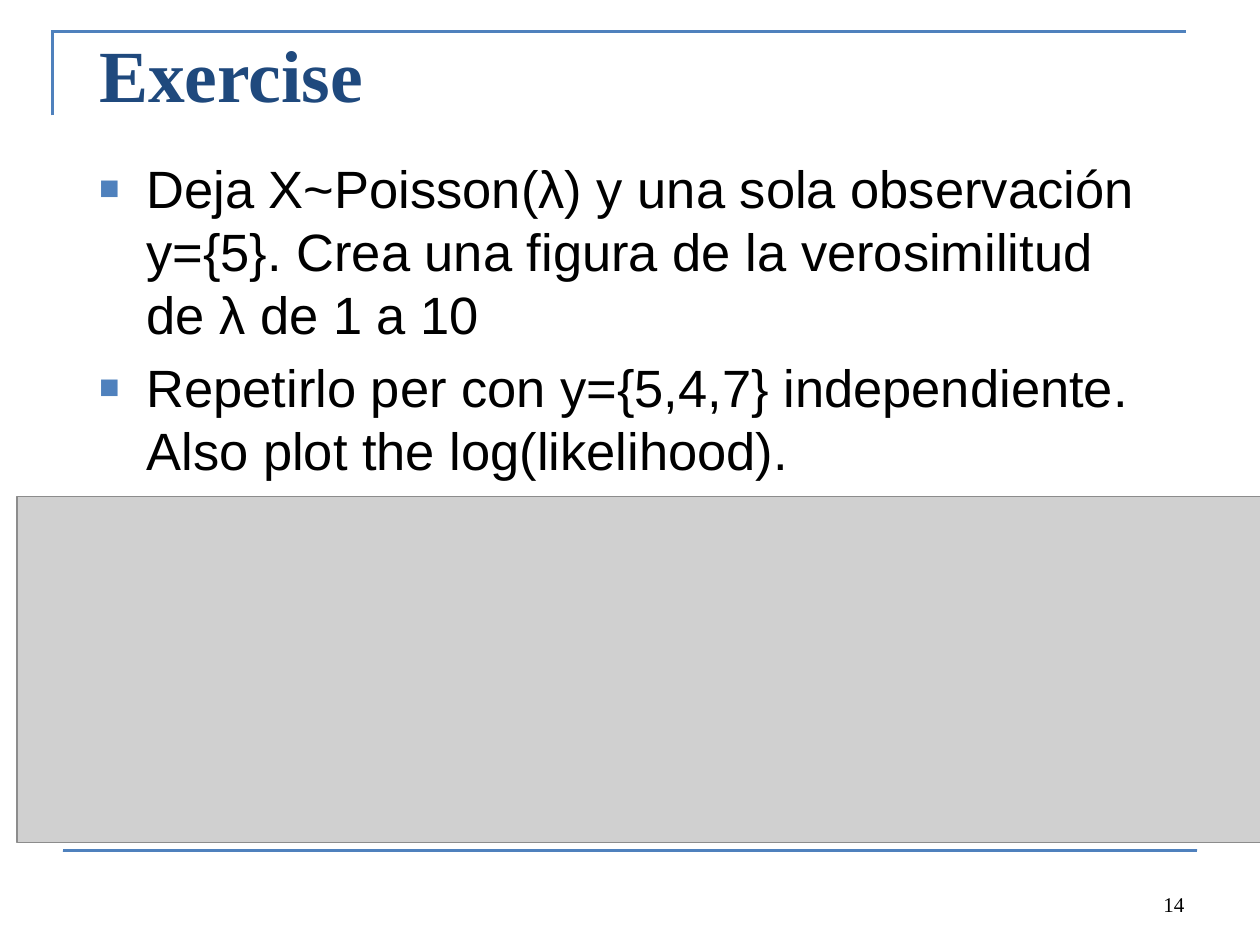
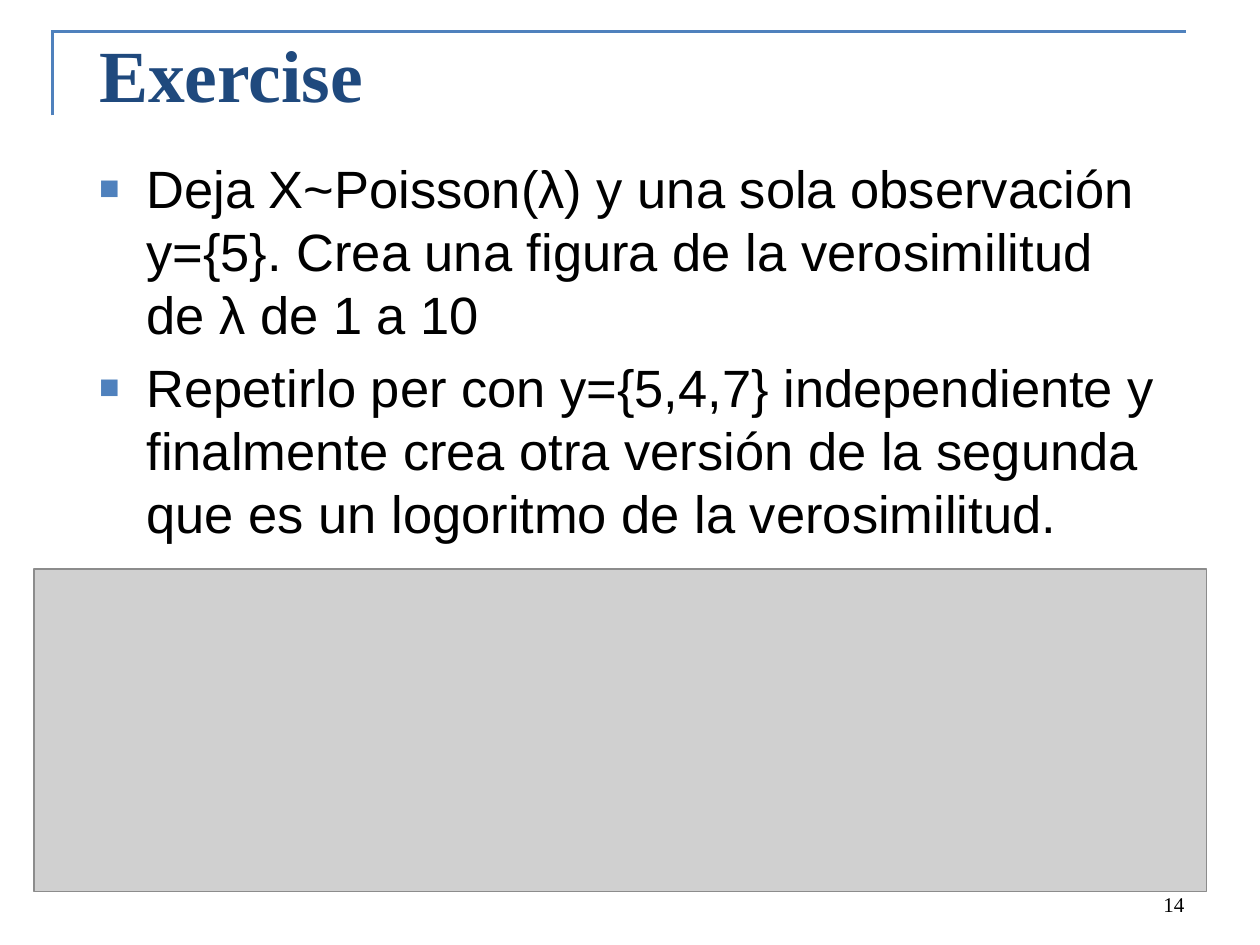
Before and after one commit to colemonnahan/bayes_workshop, a slide deck: slide 14 of dia2/lecture2_bayes.pptx. Drawn at 1260x945 pixels with LibreOffice and Linux fonts; fonts in the diff are those of the drawing; grey boxes stand for pictures. Boxes give left, top, right and bottom in pixels: in the first picture for what was removed or moved away, otherwise in the second. Text is boxed around its words. In the diff, an @@ line names an element or a change of style, - is before the commit and + after.

```diff
--- a/dia2/lecture2_bayes.pptx
+++ b/dia2/lecture2_bayes.pptx
@@ text at bbox=[146, 369, 1154, 544]: text changed @@
-■ Repetirlo per con y={5,4,7} independiente. Also plot the log(likelihood).
+■ Repetirlo per con y={5,4,7} independiente y finalmente crea otra versión de la segunda que es un logoritmo de la verosimilitud.
@@ picture: place and size @@
-picture at bbox=[16, 496, 1260, 843]
+picture at bbox=[34, 570, 1206, 892]
@@ line removed from (63, 850) to (1197, 850) @@
```
Also in this commit, not shown: 9 other slides changed, 4 other files.
